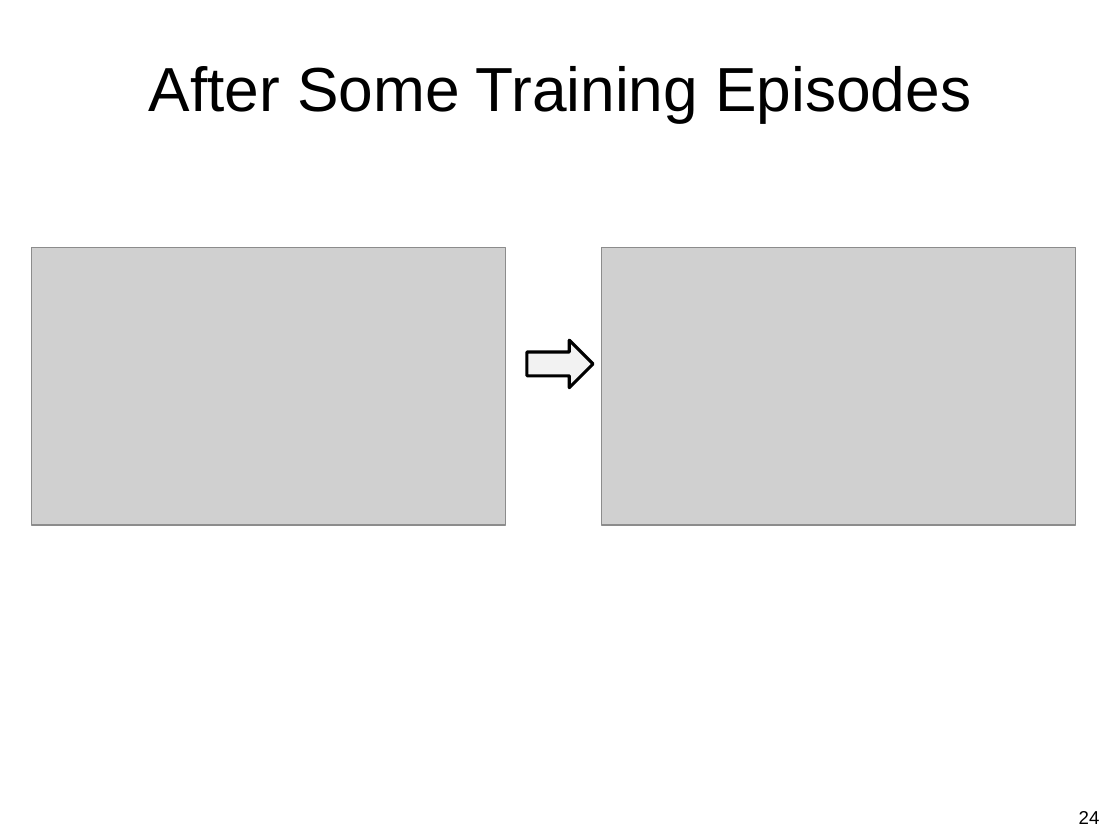
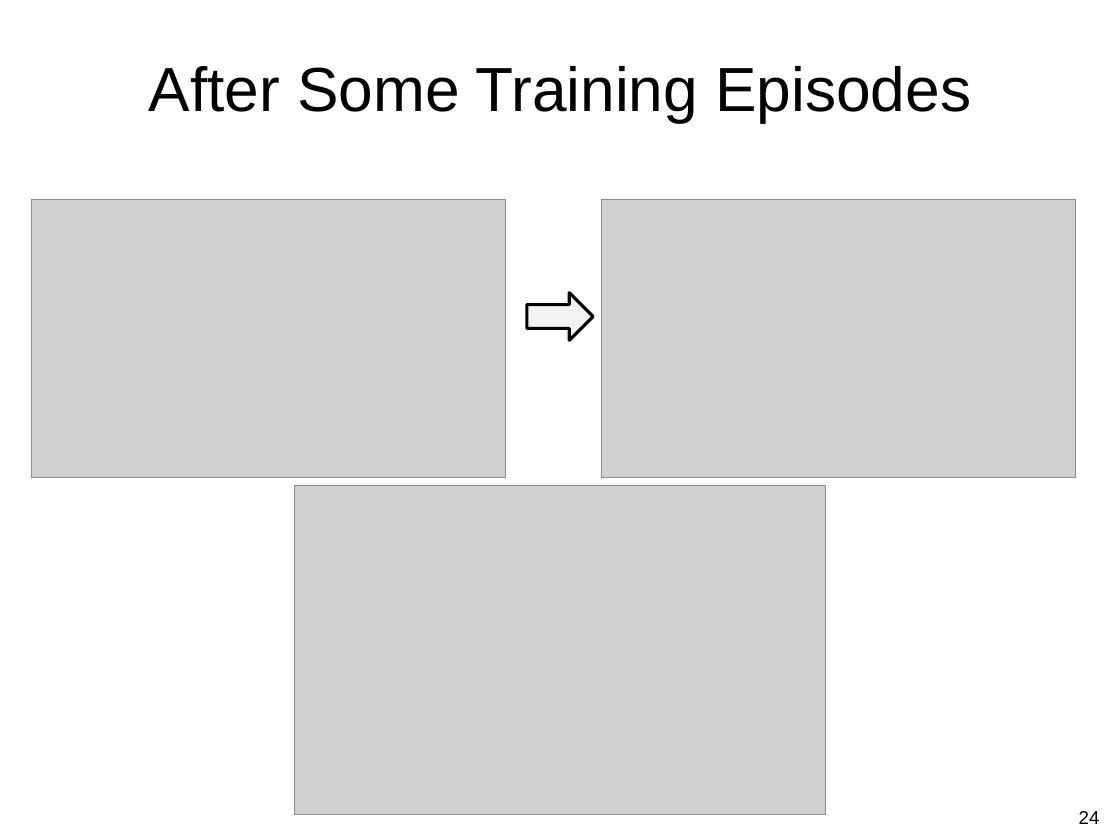
Before and after one commit to guzonghua/saav, a slide deck: slide 24 of PPTs/L7.2 Q-Learning.pptx. Drawn at 1120x840 pixels with LibreOffice and Linux fonts; fonts in the diff are those of the drawing; grey boxes stand for pictures. Boxes give left, top, right and bottom in pixels: in the first picture for what was removed or moved away, otherwise in the second. Text is boxed around its words. In the diff, an @@ line names an element or a change of style, - is before the commit and + after.

```diff
--- a/PPTs/L7.2 Q-Learning.pptx
+++ b/PPTs/L7.2 Q-Learning.pptx
@@ 2 pictures, 1 right arrow: place and size @@
-2 pictures, 1 right arrow at box(31, 248, 1075, 525)
+2 pictures, 1 right arrow at box(31, 199, 1075, 477)
@@ picture added at box(295, 485, 827, 814) @@
```
Also in this commit, not shown: 2 other files.
